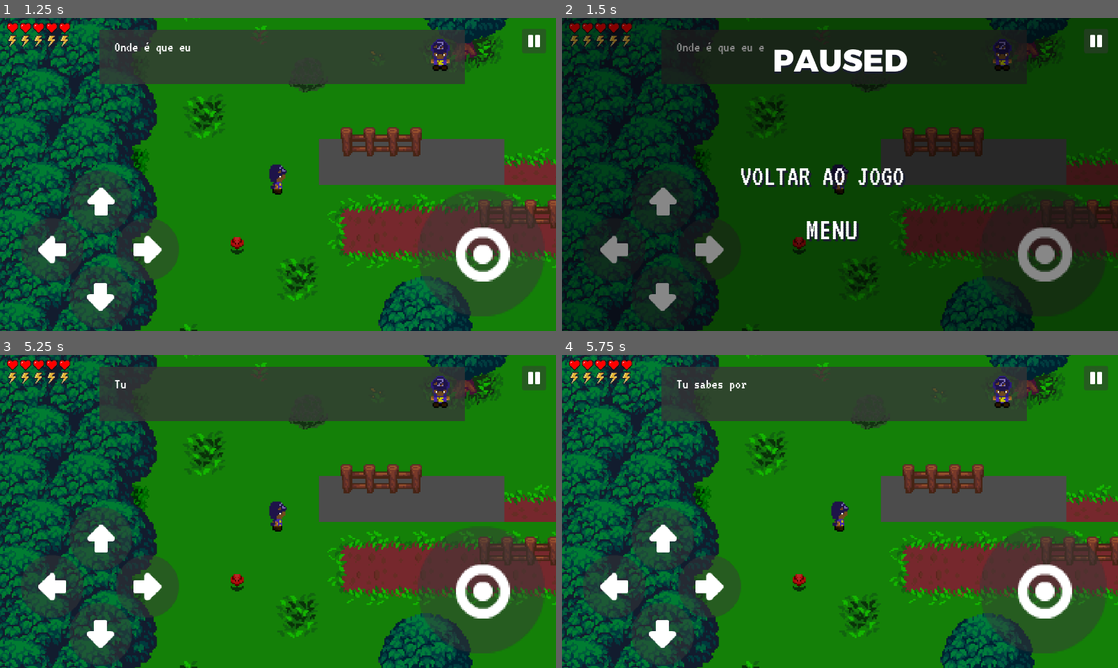
Above: before the commit, frames 1-4 (two rows, left to right).
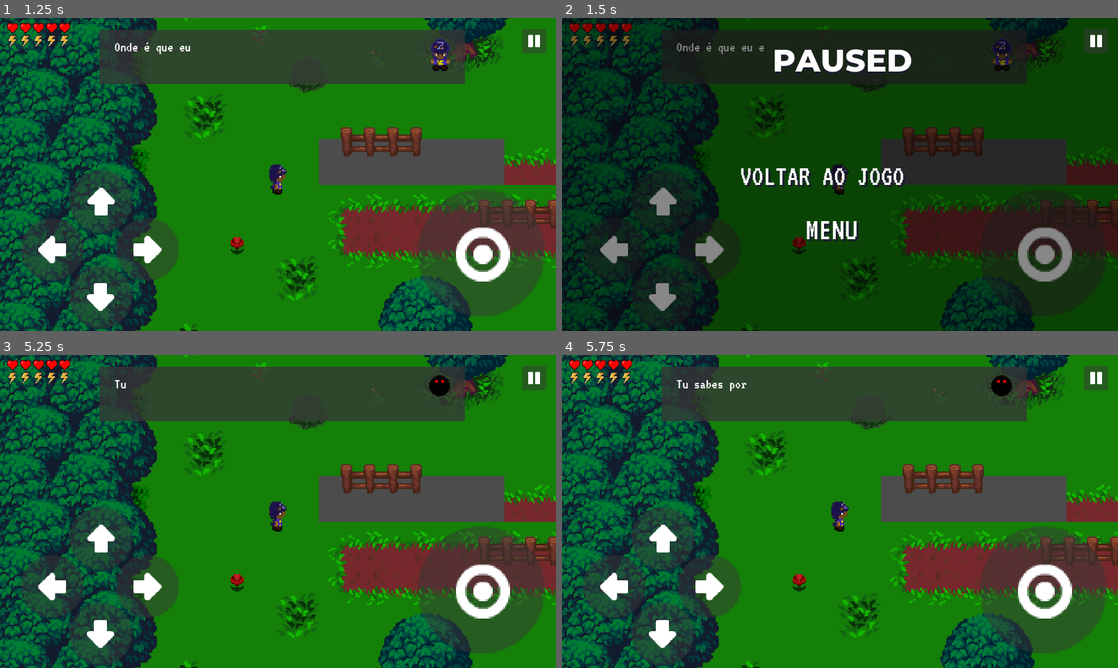
Above: after the commit, the same moments.

Repository: SynT8735/Blackout
Game: Godot game, scene res://Scenes/Menu/Menu.tscn
Same seed, same stepped clock (60 frames per second), same inputs: the game is played once before the commit and once after it.
Inputs (mouse positions are in pixels of both pictures, inside the frame that each line leads up to):
- Up to frame 1 (1.25 s): click "Jogar" at 0.5 s
- Up to frame 2 (1.5 s): click (1095, 39) at 1.25 s
- Up to frame 3 (5.25 s): click "Voltar ao jogo" at 2 s; tap Enter (ui_accept) at 2.75, 3.6, 3.77, 4.07, 4.25, 5.1 s; hold D (ui_right) 2.78-3.53 s; hold Enter (ui_accept) 2.78-3.53 s; hold S (ui_down) 3.53-4.28 s; hold D (ui_right) 4.28-5.03 s; hold Enter (ui_accept) 4.28-5.03 s; hold W (ui_up) from 5.03 s (still down)
- Up to frame 4 (5.75 s): keep holding W (ui_up); tap Enter (ui_accept) at 5.27, 5.57 s

Frame 1 is identical in both runs. In frame 2, 0.6% of the frame differs, in the area x 38-63%, y 10-18%; in frame 3, 0.3%; in frame 4, 0.3%.

Commit message:
minor fixes
montserrat font now supports cyrillic
first dialog fixed (shadow spirit animation was broken)

Diff:
--- a/Blackout/Organizado/Scenes/World.tscn
+++ b/Blackout/Organizado/Scenes/World.tscn
@@ -17,10 +17,10 @@
 [ext_resource path="res://Scenes/GameOver.tscn" type="PackedScene" id=15]
 [ext_resource path="res://assets/font/VT323-Regular.ttf" type="DynamicFontData" id=16]
 [ext_resource path="res://assets/scripts/first_dialogue.gd" type="Script" id=17]
-[ext_resource path="res://assets/sprites/PNG/sprites/Zell/Idle/idle_down.png" type="Texture" id=18]
-[ext_resource path="res://assets/sprites/PNG/sprites/ShadowSpirit/Ilde/ShadowSpirit/ShadowSpirit_0.png" type="Texture" id=19]
-[ext_resource path="res://assets/sprites/PNG/sprites/ShadowSpirit/Ilde/ShadowSpirit/ShadowSpirit_1.png" type="Texture" id=20]
-[ext_resource path="res://assets/sprites/PNG/sprites/ShadowSpirit/Ilde/ShadowSpirit/ShadowSpirit_2.png" type="Texture" id=21]
+[ext_resource path="res://assets/sprites/PNG/sprites/ShadowSpirit/Ilde/ShadowSpirit/ShadowSpirit_0.png" type="Texture" id=18]
+[ext_resource path="res://assets/sprites/PNG/sprites/ShadowSpirit/Ilde/ShadowSpirit/ShadowSpirit_1.png" type="Texture" id=19]
+[ext_resource path="res://assets/sprites/PNG/sprites/ShadowSpirit/Ilde/ShadowSpirit/ShadowSpirit_2.png" type="Texture" id=20]
+[ext_resource path="res://assets/sprites/PNG/sprites/Zell/Idle/idle_down.png" type="Texture" id=21]
 [ext_resource path="res://Scenes/player.tscn" type="PackedScene" id=22]
 [ext_resource path="res://Scenes/slime.tscn" type="PackedScene" id=23]
 [ext_resource path="res://assets/Sons/flecha.ogg" type="AudioStream" id=24]
@@ -46,15 +46,15 @@
 
 [sub_resource type="SpriteFrames" id=7]
 animations = [ {
-"frames": [ ExtResource( 18 ) ],
+"frames": [ ExtResource( 18 ), ExtResource( 19 ), ExtResource( 20 ) ],
+"loop": true,
+"name": "shadow_spirit",
+"speed": 5.0
+}, {
+"frames": [ ExtResource( 21 ) ],
 "loop": true,
 "name": "zell",
 "speed": 8.0
-}, {
-"frames": [ ExtResource( 19 ), ExtResource( 20 ), ExtResource( 21 ) ],
-"loop": true,
-"name": "shadow_spirit",
-"speed": 5.0
 } ]
 
 [node name="World" type="Node"]
--- a/Blackout/Organizado/assets/scripts/first_dialogue.gd
+++ b/Blackout/Organizado/assets/scripts/first_dialogue.gd
@@ -22,7 +22,7 @@
 				page += 1
 				set_bbcode(dialog[page])
 				set_visible_characters(0)
-			elif page == 3:
+			if page == 3:
 				voice.play("shadow_spirit")
 				s.x = 2
 				s.y = 2
Binary file changed: Blackout/Organizado/assets/font/Montserrat-ExtraBold.otf
